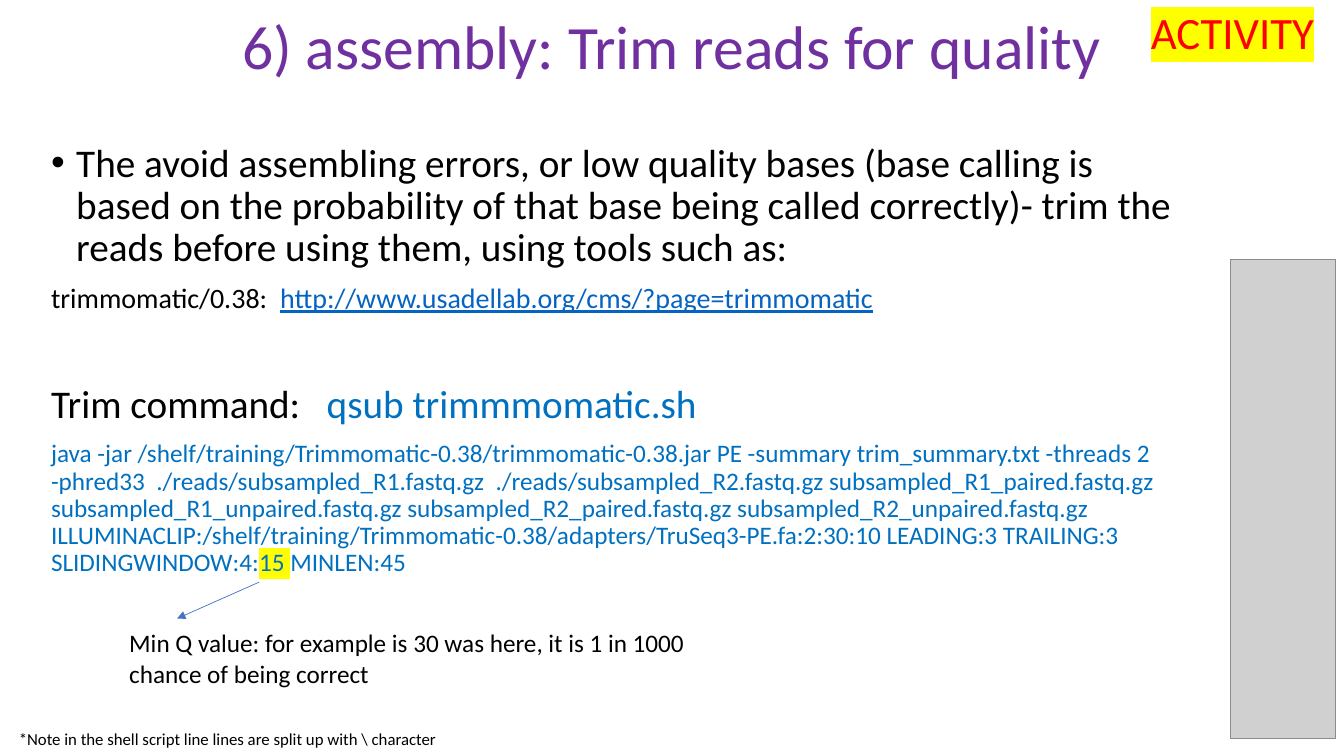
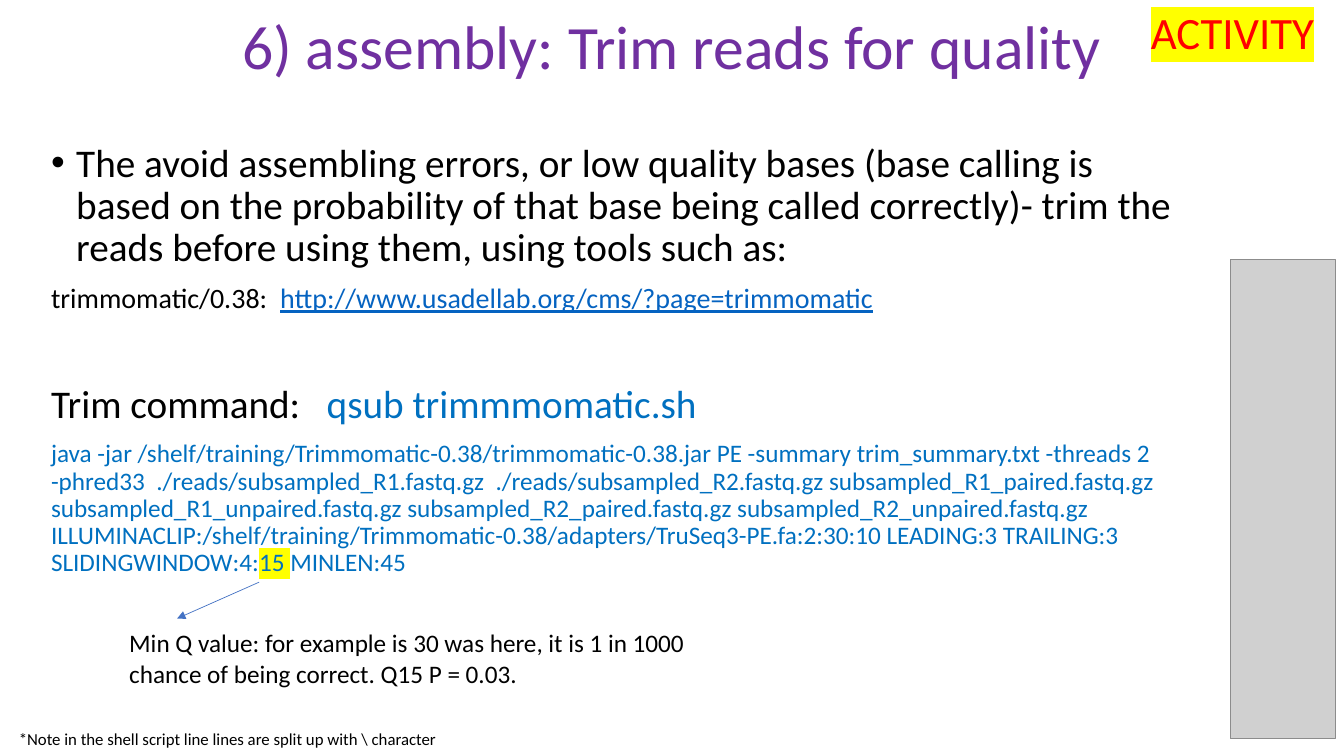
Before and after one commit to peterthorpe5/genome_assembly_workshop, a slide deck: slide 9 of powerpoint/6_assembly.pptx (slide 7 before the commit). Drawn at 1344x756 pixels with LibreOffice and Linux fonts; fonts in the diff are those of the drawing; grey boxes stand for pictures. Boxes give left, top, right and bottom in pixels: in the first picture for what was removed or moved away, otherwise in the second. Text is boxed around its words. In the diff, an @@ line names an element or a change of style, - is before the commit and + after.

```diff
--- a/powerpoint/6_assembly.pptx
+++ b/powerpoint/6_assembly.pptx
@@ text at <box>129,634,684,688</box>: text changed @@
-Min Q value: for example is 30 was here, it is 1 in 1000 chance of being correct
+Min Q value: for example is 30 was here, it is 1 in 1000 chance of being correct. Q15 P = 0.03.
```
Also in this commit, not shown: 3 other slides changed, 3 slides added, 1 other file.
